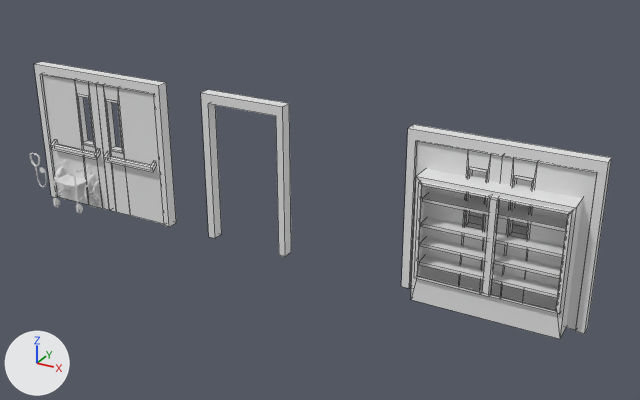
What one commit did to the Blender file Assets/3D/Modelados/Assets modulares/assets_juego1.blend.
Camera for both pictures: a 50 mm camera at (20.51, -20.58, 12.33) aimed at (8.89, 0.54, 1.77). The lights are fixed; the arrows at lower left show +X, +Y and +Z. The picture after the commit comes second. Mesh edges are drawn as thin lines on the coarser meshes. The same objects are shown in both versions, whatever each file hides. Materials are left out; every surface is plain grey.

Names of what the first picture shows: 'fridge', 'marco_puertasind', 'puerta2.001', 'puertadoblecompleta', 'silla_ruedas' and 1 more.
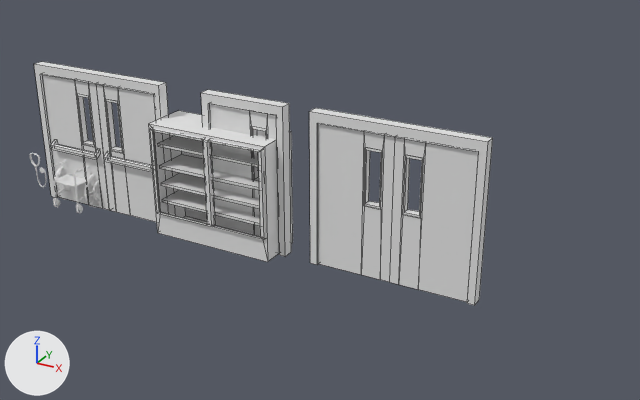
Changed parts and their boxes (x1, y1, x2, y2) in the pictures (640 x 400 px):
'puerta2.001', moved: before (401, 124, 612, 334); after (309, 108, 493, 305)
'fridge', moved: before (411, 169, 583, 339); after (149, 111, 293, 262)
part 1 of me_cube_014, added: after (210, 104, 276, 236)

Diff of the bpy script that builds the scene:
```diff
--- a/Assets/3D/Modelados/Assets modulares/assets_juego1.blend.py
+++ b/Assets/3D/Modelados/Assets modulares/assets_juego1.blend.py
@@ me_cube_014 @@
 # used by ob_marco_puertasind; location = (7.29, 0.0, 2.38); scale = (2.57, 0.179, 2.36)
-me_cube_014.from_pydata(...)  # 26 vertices, 9 faces, 12 loose edges; spans x -0.78..0.32, y -1.0..1.0, z -1.0..1.0
+me_cube_014.from_pydata(...)  # 58 vertices, 37 faces, 12 loose edges; spans x -0.78..0.32, y -1.0..1.0, z -1.0..1.0
+# me_cube_014 part 1: a new loose piece of 32 vertices spanning x -0.68..0.22, y -0.74..0.61, z -1.0..0.87
@@ ob_fridge @@
 ob_fridge = bpy.data.objects.new('fridge', me_cube_046)
-ob_fridge.location = (14.49, 0.0, 1.1)
+ob_fridge.location = (5.76, 0.0, 1.1)
 ob_fridge.scale = (1.93, 0.563, -0.0443)
@@ ob_puerta2_001 @@
 ob_puerta2_001 = bpy.data.objects.new('puerta2.001', me_cube_007)
-ob_puerta2_001.location = (15.64, 0.0, 2.22)
+ob_puerta2_001.location = (12.68, 0.0, 2.22)
 ob_puerta2_001.scale = (1.16, 0.109, 2.2)
```
